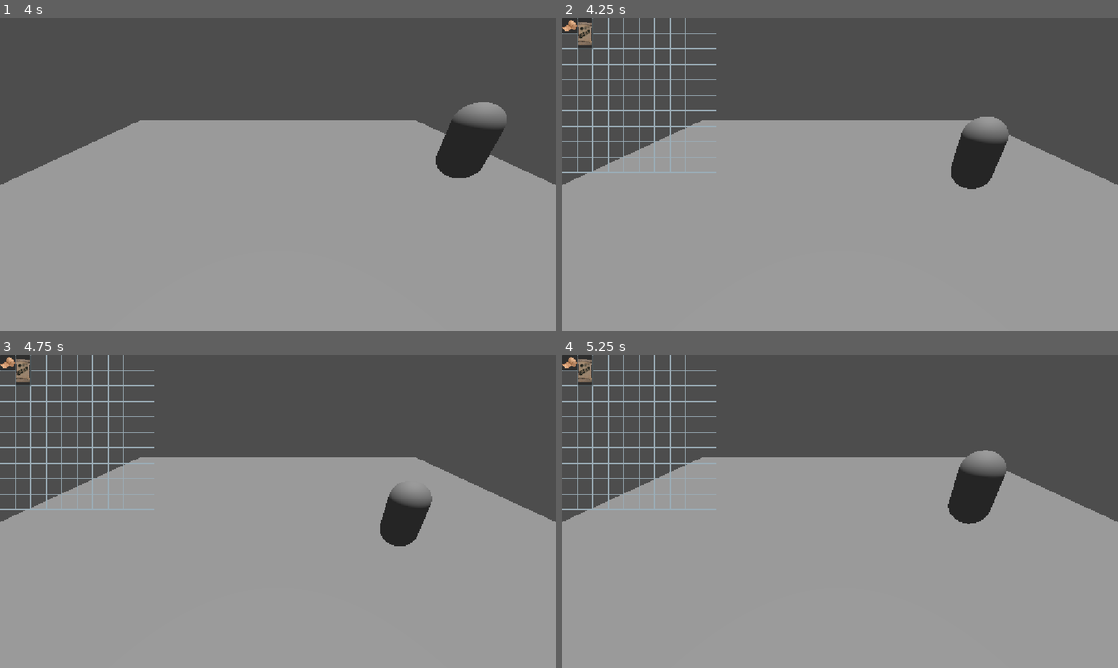
Above: before the commit, frames 1-4 (two rows, left to right).
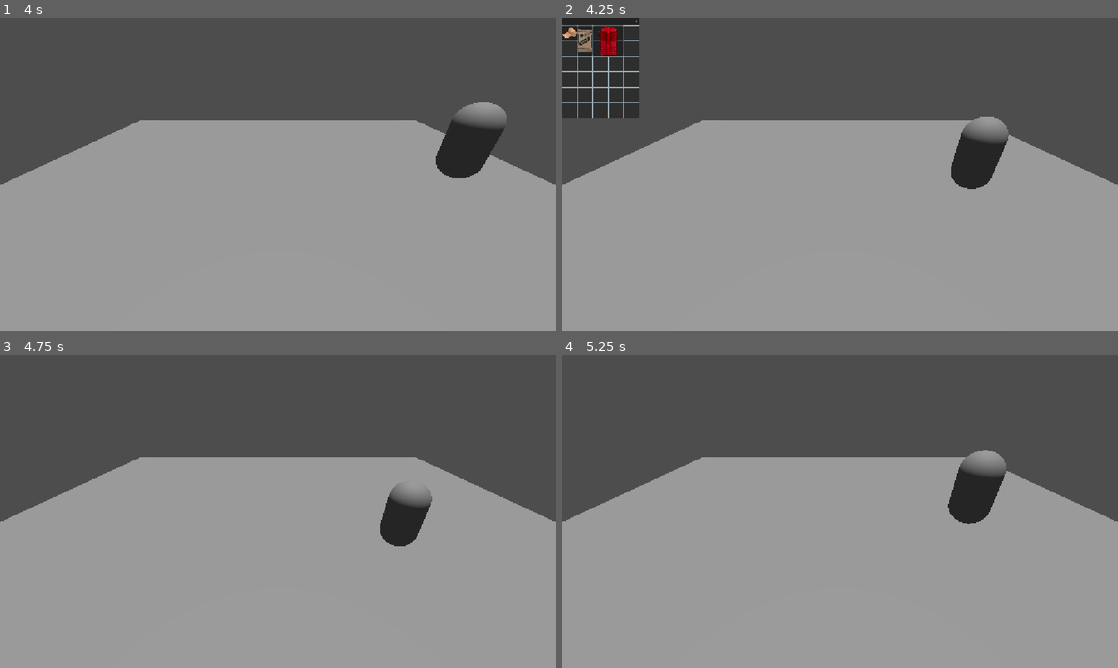
Above: after the commit, the same moments.

Repository: Into-The-Maze/into-the-maze-testing
Game: Godot game, scene res://world.tscn
The game is run twice, just before and just after one commit, with the same random seed, the same clock (stepped at 60 frames per second) and the same inputs.
Inputs (mouse positions are in pixels of both pictures, inside the frame that each line leads up to):
- Up to frame 1 (4 s): tap Enter (ui_accept) at 0.5, 0.77, 2, 3.5, 3.77 s; move the mouse to (400, 158) at 0.52 s; hold Right (ui_right) 0.53-1.25 s; hold R (Rotate) 0.53-1.25 s; click (400, 158) at 0.67 s; drag from (166, 190) to (250, 237) at 1.27 s; move the mouse to (333, 105) at 2.02 s; hold Right (ui_right) 2.03-2.75 s; hold R (Rotate) 2.03-2.75 s; drag from (250, 237) to (111, 127) at 2.77 s; move the mouse to (444, 221) at 3.52 s; hold Left (ui_left) from 3.53 s (still down); hold R (Rotate) from 3.53 s (still down)
- Up to frame 2 (4.25 s): keep holding Left (ui_left); keep holding R (Rotate); tap I (Open Inventory) at 4.15 s
- Up to frame 3 (4.75 s): release Left (ui_left) at 4.25 s; release R (Rotate) at 4.25 s; click (72, 358) at 4.25 s, where only the run after the commit has a clickable "X"
- Up to frame 4 (5.25 s): tap Enter (ui_accept) at 5 s; drag from (673, 464) to (756, 433) at 5.02 s

Frame 1 is identical in both runs. In frame 2, 5.2% of the frame differs, in the area x 0-28%, y 0-50%; in frame 3, 1.9%; in frame 4, 1.9%.

Commit message:
feat: inventory uses draggable ui container, added medkit

Diff:
--- a/test-inventory-ui-stack/autoload/ui_manager/UI_MANAGER.tscn
+++ b/test-inventory-ui-stack/autoload/ui_manager/UI_MANAGER.tscn
@@ -2,10 +2,10 @@
 
 [ext_resource type="Script" uid="uid://dd4cr3s5vg8e0" path="res://autoload/ui_manager/ui_manager.gd" id="1_lvh12"]
 [ext_resource type="Script" uid="uid://ddx7bpeolnfiq" path="res://autoload/ui_manager/panel_definition.gd" id="2_23p0h"]
-[ext_resource type="Resource" uid="uid://ce3jov6mnssqo" path="res://autoload/ui_manager/panels/player_inventory.tres" id="3_st4bj"]
+[ext_resource type="Resource" uid="uid://fonqt0uyp7n7" path="res://autoload/ui_manager/panels/ui_player_inventory.tres" id="3_23p0h"]
 
 [node name="UIMANAGER" type="Node" unique_id=2077357943]
 script = ExtResource("1_lvh12")
 panel_def = Dictionary[StringName, ExtResource("2_23p0h")]({
-&"player_inventory": ExtResource("3_st4bj")
+&"player_inventory": ExtResource("3_23p0h")
 })
--- a/test-inventory-ui-stack/autoload/ui_manager/panels/player_inventory.tres
+++ /dev/null
@@ -1,9 +0,0 @@
-[gd_resource type="Resource" script_class="PanelDefinition" format=3 uid="uid://ce3jov6mnssqo"]
-
-[ext_resource type="Script" uid="uid://ddx7bpeolnfiq" path="res://autoload/ui_manager/panel_definition.gd" id="1_7ywy0"]
-[ext_resource type="PackedScene" uid="uid://dcgbyl2bgkdpj" path="res://inventory/ui/inventory_grid.tscn" id="1_xbi1f"]
-
-[resource]
-script = ExtResource("1_7ywy0")
-scene = ExtResource("1_xbi1f")
-metadata/_custom_type_script = "uid://ddx7bpeolnfiq"
--- /dev/null
+++ b/test-inventory-ui-stack/autoload/ui_manager/panels/ui_player_inventory.tres
@@ -0,0 +1,9 @@
+[gd_resource type="Resource" script_class="PanelDefinition" format=3 uid="uid://fonqt0uyp7n7"]
+
+[ext_resource type="PackedScene" uid="uid://bb1agotrs6q6y" path="res://inventory/ui/complete_panels/ui_player_inventory.tscn" id="1_a6qcj"]
+[ext_resource type="Script" uid="uid://ddx7bpeolnfiq" path="res://autoload/ui_manager/panel_definition.gd" id="1_sonew"]
+
+[resource]
+script = ExtResource("1_sonew")
+scene = ExtResource("1_a6qcj")
+metadata/_custom_type_script = "uid://ddx7bpeolnfiq"
--- a/test-inventory-ui-stack/autoload/ui_manager/ui_manager.gd
+++ b/test-inventory-ui-stack/autoload/ui_manager/ui_manager.gd
@@ -8,7 +8,7 @@
 	if event.is_action_pressed("Rotate") and get_viewport().gui_is_dragging():
 		drag_rotated = not drag_rotated
 
-func open_panel(panel_id: StringName, key: StringName = panel_id) -> Node:
+func open_panel(panel_id: StringName, key: StringName = panel_id) -> UIContainer:
 	var def := panel_def[panel_id]
 
 	if open_panels.has(key):
@@ -63,3 +63,5 @@
 	inv.auto_insert_item(bandage.id_unique)
 	var mre = ITEM_INSTANCE_REGISTRY.create_instance(&"mre")
 	inv.auto_insert_item(mre.id_unique)
+	var medkit = ITEM_INSTANCE_REGISTRY.create_instance(&"medkit")
+	inv.auto_insert_item(medkit.id_unique)
--- a/test-inventory-ui-stack/char.gd
+++ b/test-inventory-ui-stack/char.gd
@@ -30,7 +30,7 @@
 
 func _input(event: InputEvent) -> void:
 	if event.is_action_pressed("Open Inventory"):
-		var grid:  = UI_MANAGER.open_panel(&"player_inventory")
-		if !grid: return
-		grid.inventory = $Inventory
-		UI_MANAGER.test(grid.inventory)
+		var panel = UI_MANAGER.open_panel(&"player_inventory")
+		if !panel: return
+		panel.content.inventory = $Inventory
+		UI_MANAGER.test(panel.content.inventory)
--- /dev/null
+++ b/test-inventory-ui-stack/inventory/ui/complete_panels/ui_player_inventory.tscn
@@ -0,0 +1,31 @@
+[gd_scene format=3 uid="uid://bb1agotrs6q6y"]
+
+[ext_resource type="Script" uid="uid://bmt38m44o0drq" path="res://inventory/ui/ui_container.gd" id="1_3hsl8"]
+[ext_resource type="PackedScene" uid="uid://dcgbyl2bgkdpj" path="res://inventory/ui/inventory_grid.tscn" id="2_xt1sh"]
+
+[node name="UiContainer" type="PanelContainer" unique_id=737268777]
+custom_minimum_size = Vector2(64, 64)
+script = ExtResource("1_3hsl8")
+
+[node name="V" type="VBoxContainer" parent="." unique_id=334356691]
+layout_mode = 2
+theme_override_constants/separation = 0
+
+[node name="H" type="HBoxContainer" parent="V" unique_id=1018304927]
+layout_mode = 2
+theme_override_constants/separation = 0
+
+[node name="Bar" type="Panel" parent="V/H" unique_id=1003299187]
+layout_mode = 2
+size_flags_horizontal = 3
+
+[node name="Close" type="Button" parent="V/H" unique_id=1443697831]
+layout_mode = 2
+theme_override_font_sizes/font_size = 4
+text = "X"
+
+[node name="InventoryView" parent="V" unique_id=1601652082 instance=ExtResource("2_xt1sh")]
+layout_mode = 2
+
+[connection signal="gui_input" from="V/H/Bar" to="." method="_on_bar_gui_input"]
+[connection signal="button_down" from="V/H/Close" to="." method="_on_close_button_down"]
--- a/test-inventory-ui-stack/inventory/ui/ui_container.gd
+++ b/test-inventory-ui-stack/inventory/ui/ui_container.gd
@@ -1,7 +1,12 @@
 extends PanelContainer
+class_name UIContainer
 
 var drag := false
 var delta := Vector2.ZERO
+
+var content:
+	get:
+		return $V.get_child(-1)
 
 func _process(_delta: float) -> void:
 	if drag:
--- /dev/null
+++ b/test-inventory-ui-stack/item/definition/medkit.tres
@@ -0,0 +1,13 @@
+[gd_resource type="Resource" script_class="MedicalItemDefinition" format=3 uid="uid://ki13b6us1pvj"]
+
+[ext_resource type="Script" uid="uid://begxw0idsaxu4" path="res://item/data/types/medical_item_definition.gd" id="1_bdjja"]
+[ext_resource type="Texture2D" uid="uid://bamwfnils0bd7" path="res://assets/items_2d/medkit.png" id="1_y8ydd"]
+
+[resource]
+script = ExtResource("1_bdjja")
+id = &"medkit"
+name = "Medkit"
+description = "Heals you."
+item_2d = ExtResource("1_y8ydd")
+grid_size = Vector2i(2, 2)
+metadata/_custom_type_script = "uid://begxw0idsaxu4"
--- a/test-inventory-ui-stack/world.tscn
+++ b/test-inventory-ui-stack/world.tscn
@@ -10,7 +10,7 @@
 
 [sub_resource type="Resource" id="Resource_04nin"]
 script = ExtResource("3_tlwt5")
-grid_size = Vector2i(10, 10)
+grid_size = Vector2i(5, 6)
 metadata/_custom_type_script = "uid://ca653x88h87vx"
 
 [sub_resource type="Environment" id="Environment_umdtr"]
